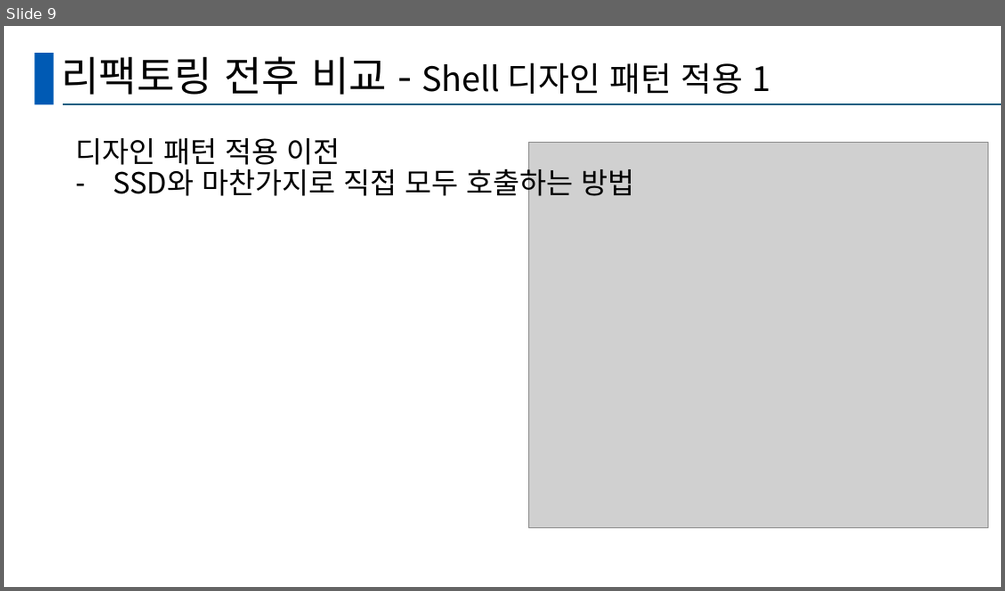
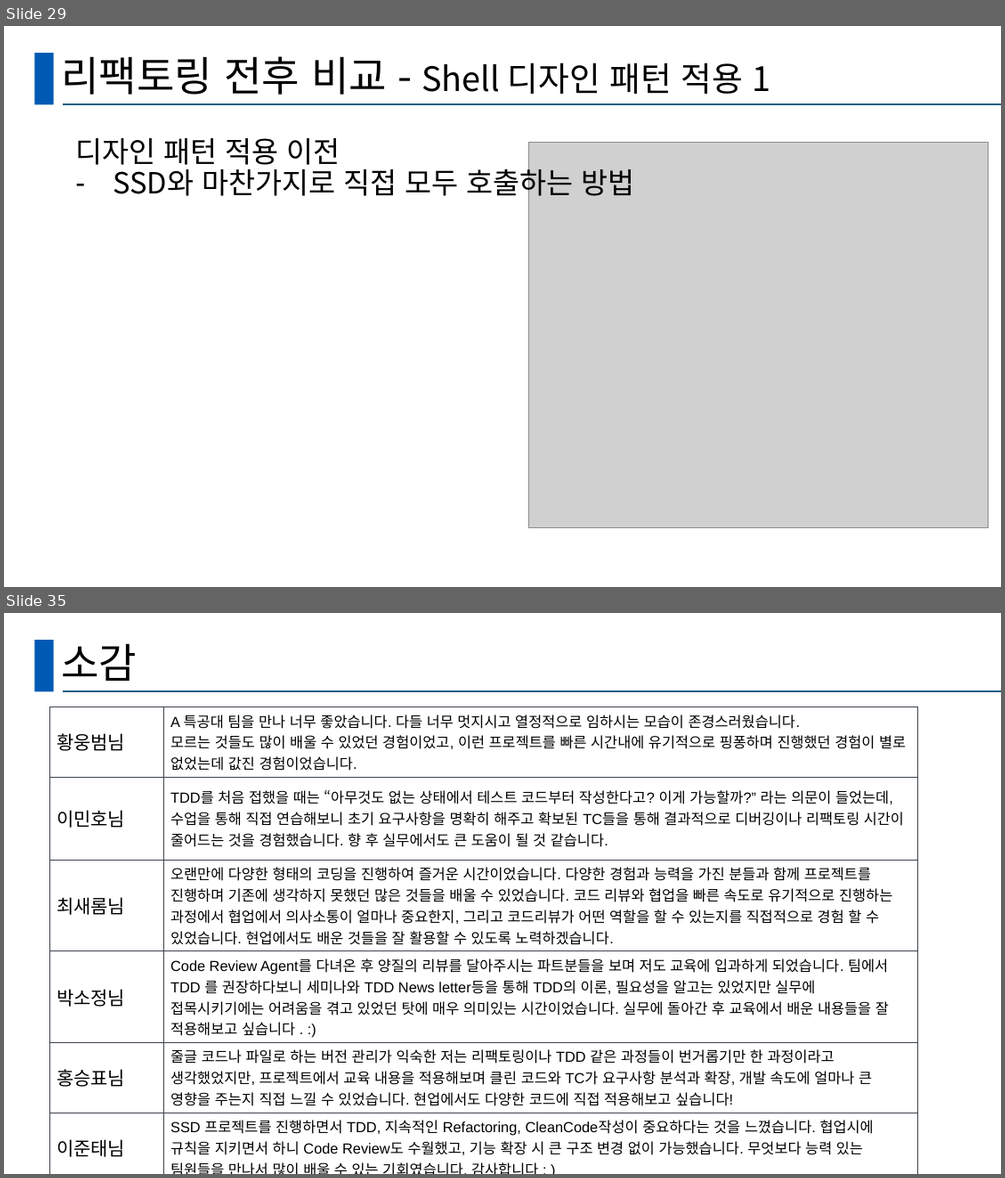
Before and after one commit to hobism3/SSD_A-Teuk, a slide deck: CRA_A-teuk.pptx. Shown one above the other, each under a label of ours: slide 9 before the commit, slides 29 and 35 after it; the slides between them are not shown. The pictures are 1005x591 and 1005x1178 pixels, drawn with LibreOffice and Linux fonts; fonts in the diff are those of the drawing; grey boxes stand for pictures. Boxes give left, top, right and bottom in pixels: in the first picture for what was removed or moved away, otherwise in the second. Text is boxed around its words. In the diff, an @@ line names an element or a change of style, - is before the commit and + after.

```diff
--- a/CRA_A-teuk.pptx
+++ b/CRA_A-teuk.pptx
@@ slide 35 added at (4, 613, 1001, 1174), background #FFFFFF; not listed: 2 template elements that a slide beside it also shows @@
@@ title added at (61, 643, 137, 681), 39.6 pt, text #000000 @@
+소감
@@ table added at (49, 706, 917, 1160), 6 rows, 2 columns @@
+황웅범님 | A 특공대 팀을 만나 너무 좋았습니다. 다들 너무 멋지시고 열정적으로 임하시는 모습이 존경스러웠습니다. / 모르는 것들도 많이 배울 수 있었던 경험이었고, 이런 프로젝트를 빠른 시간내에 유기적으로 핑퐁하며 진행했던 경험이 별로 없었는데 값진 경험이었습니다.
+이민호님 | TDD를 처음 접했을 때는 “아무것도 없는 상태에서 테스트 코드부터 작성한다고? 이게 가능할까?” 라는 의문이 들었는데, 수업을 통해 직접 연습해보니 초기 요구사항을 명확히 해주고 확보된 TC들을 통해 결과적으로 디버깅이나 리팩토링 시간이 줄어드는 것을 경험했습니다. 향 후 실무에서도 큰 도움이 될 것 같습니다.
+최새롬님 | 오랜만에 다양한 형태의 코딩을 진행하여 즐거운 시간이었습니다. 다양한 경험과 능력을 가진 분들과 함께 프로젝트를 진행하며 기존에 생각하지 못했던 많은 것들을 배울 수 있었습니다. 코드 리뷰와 협업을 빠른 속도로 유기적으로 진행하는 과정에서 협업에서 의사소통이 얼마나 중요한지, 그리고 코드리뷰가 어떤 역할을 할 수 있는지를 직접적으로 경험 할 수 있었습니다. 현업에서도 배운 것들을 잘 활용할 수 있도록 노력하겠습니다.
+박소정님 | Code Review Agent를 다녀온 후 양질의 리뷰를 달아주시는 파트분들을 보며 저도 교육에 입과하게 되었습니다. 팀에서 TDD 를 권장하다보니 세미나와 TDD News letter등을 통해 TDD의 이론, 필요성을 알고는 있었지만 실무에 접목시키기에는 어려움을 겪고 있었던 탓에 매우 의미있는 시간이었습니다. 실무에 돌아간 후 교육에서 배운 내용들을 잘 적용해보고 싶습니다 . :)
+홍승표님 | 줄글 코드나 파일로 하는 버전 관리가 익숙한 저는 리팩토링이나 TDD 같은 과정들이 번거롭기만 한 과정이라고 생각했었지만, 프로젝트에서 교육 내용을 적용해보며 클린 코드와 TC가 요구사항 분석과 확장, 개발 속도에 얼마나 큰 영향을 주는지 직접 느낄 수 있었습니다. 현업에서도 다양한 코드에 직접 적용해보고 싶습니다!
+이준태님 | SSD 프로젝트를 진행하면서 TDD, 지속적인 Refactoring, CleanCode작성이 중요하다는 것을 느꼈습니다. 협업시에 규칙을 지키면서 하니 Code Review도 수월했고, 기능 확장 시 큰 구조 변경 없이 가능했습니다. 무엇보다 능력 있는 팀원들을 만나서 많이 배울 수 있는 기회였습니다. 감사합니다 : )
@@ what was slide 9 is now slide 29 @@
```
Also in this commit, not shown: 8 slides changed, 24 other slides added, 3 slides removed.
